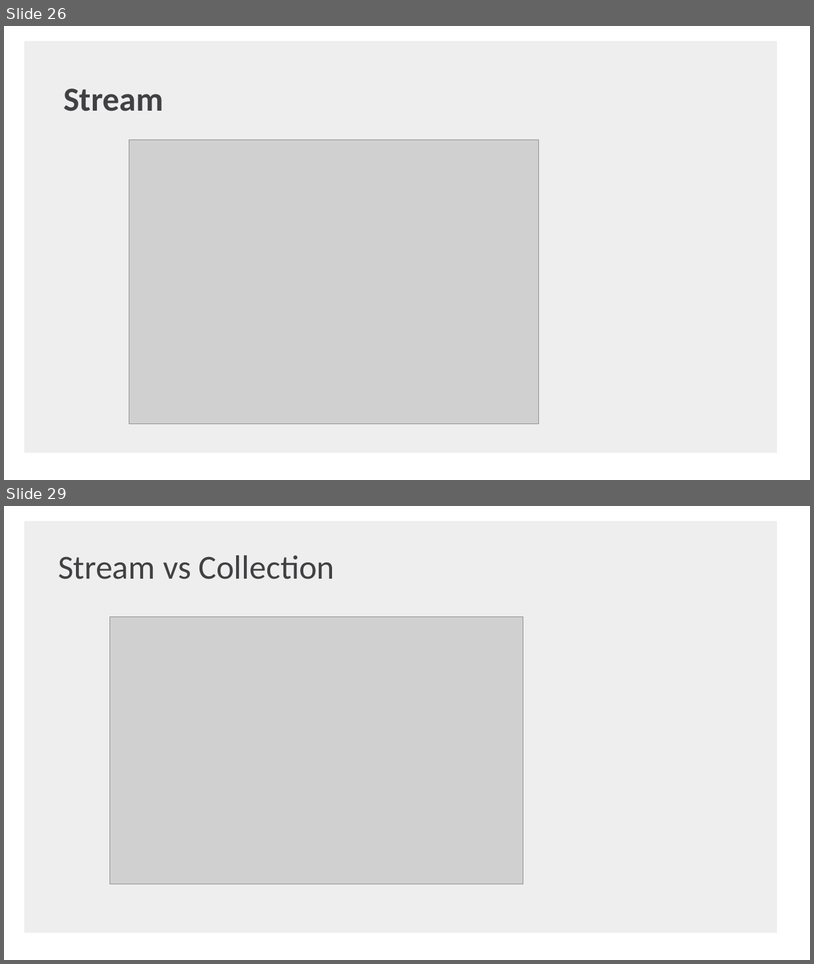
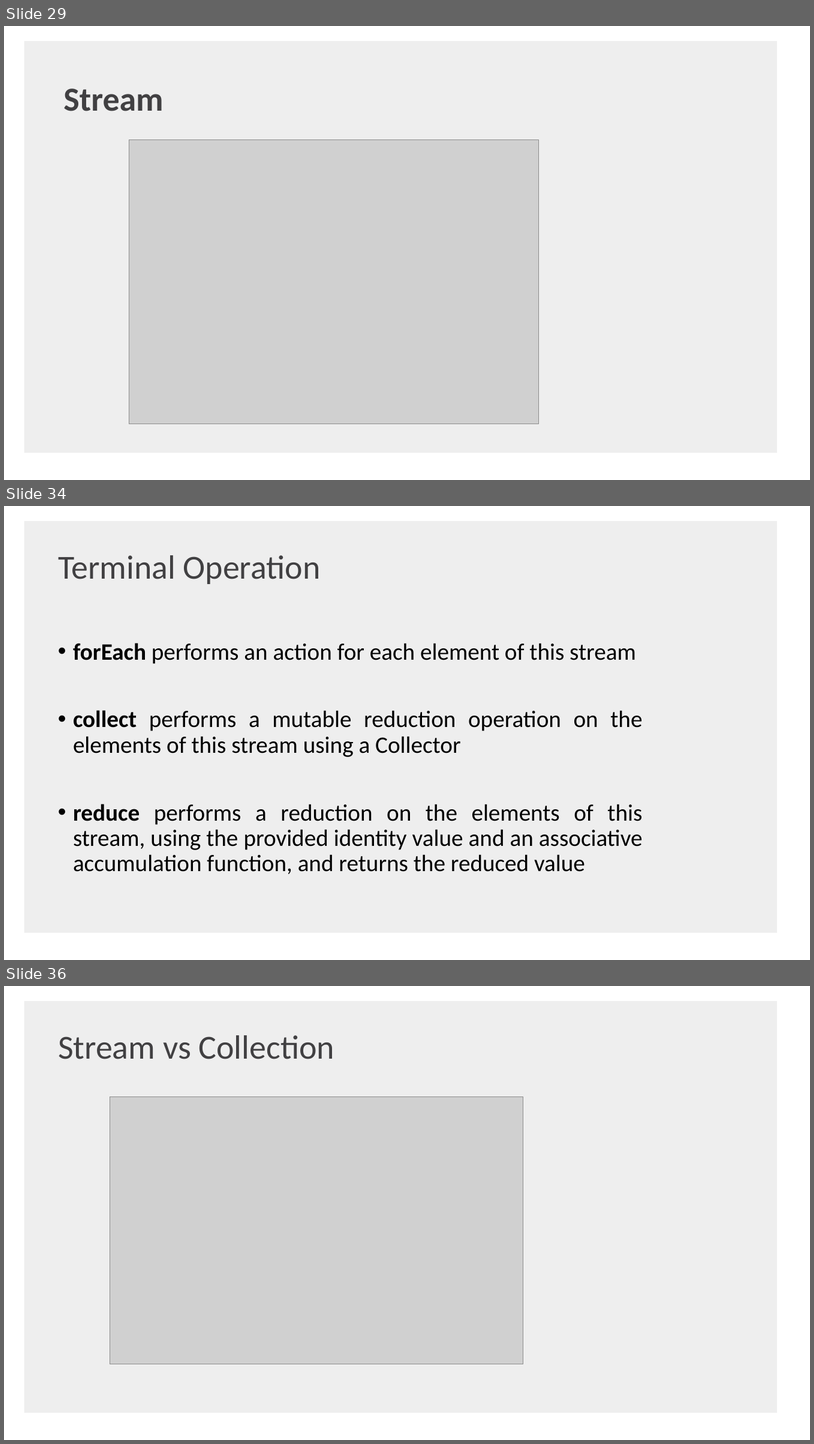
Before and after one commit to shaojie-xu-kp/Java8_lunch_learn, a slide deck: Java 8 & TDP.pptx. Shown one above the other, each under a label of ours: slides 26 and 29 before the commit, slides 29, 34 and 36 after it; the slides between them are not shown. The pictures are 814x964 and 814x1444 pixels, drawn with LibreOffice and Linux fonts; fonts in the diff are those of the drawing; grey boxes stand for pictures; background and template pictures are left out. Boxes give left, top, right and bottom in pixels: in the first picture for what was removed or moved away, otherwise in the second. Text is boxed around its words. In the diff, an @@ line names an element or a change of style, - is before the commit and + after.

```diff
--- a/Java 8 & TDP.pptx
+++ b/Java 8 & TDP.pptx
@@ slide 34 added at (4, 506, 810, 960), background #FFFFFF; not listed: 1 template element that a slide beside it also shows @@
@@ text added at (58, 555, 321, 584), 40 pt, text #414042 @@
+Terminal Operation
@@ text added at (73, 643, 643, 874), 28 pt, text #000000 @@
+• forEach performs an action for each element of this stream
+• collect performs a mutable reduction operation on the elements of this stream using a Collector
+• reduce performs a reduction on the elements of this stream, using the provided identity value and an associative accumulation function, and returns the reduced value
@@ what was slide 26 is now slide 29 @@
@@ what was slide 29 is now slide 36 @@
```
Also in this commit, not shown: 1 slide changed, 8 other slides added, 2 slides removed.
